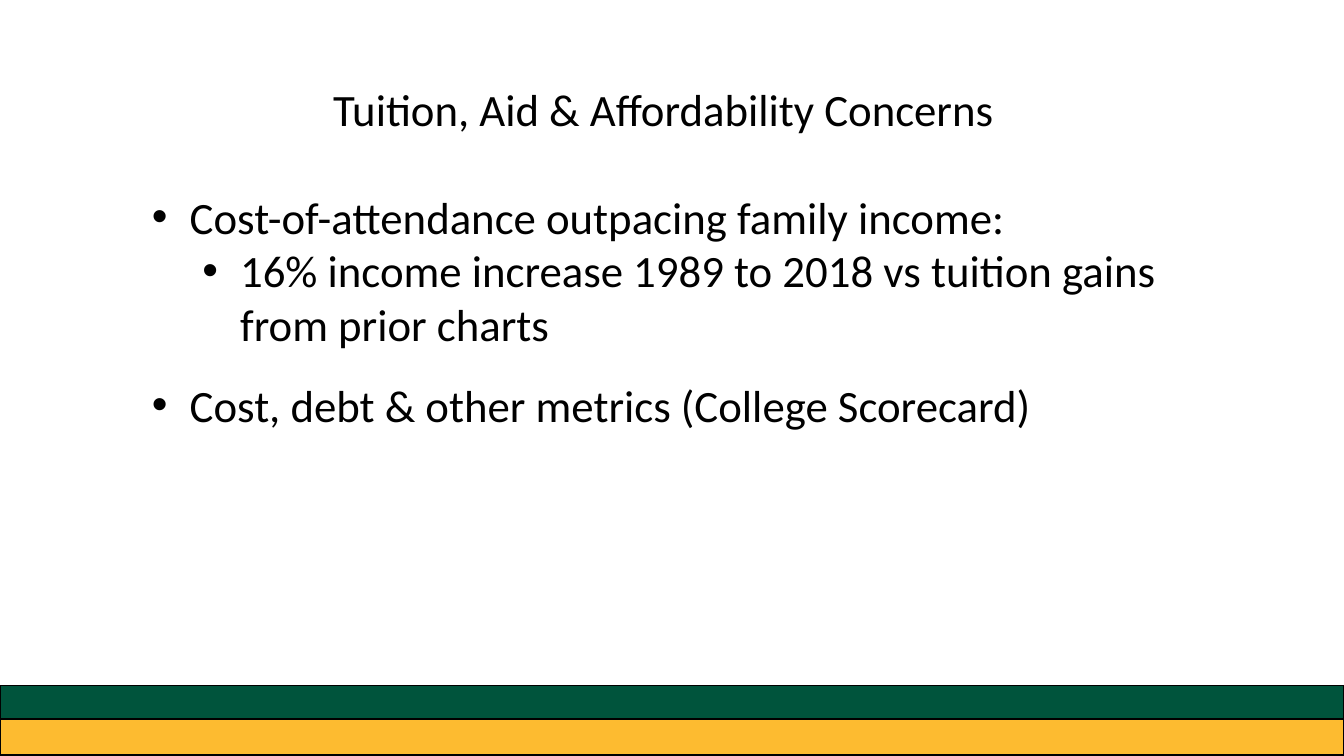
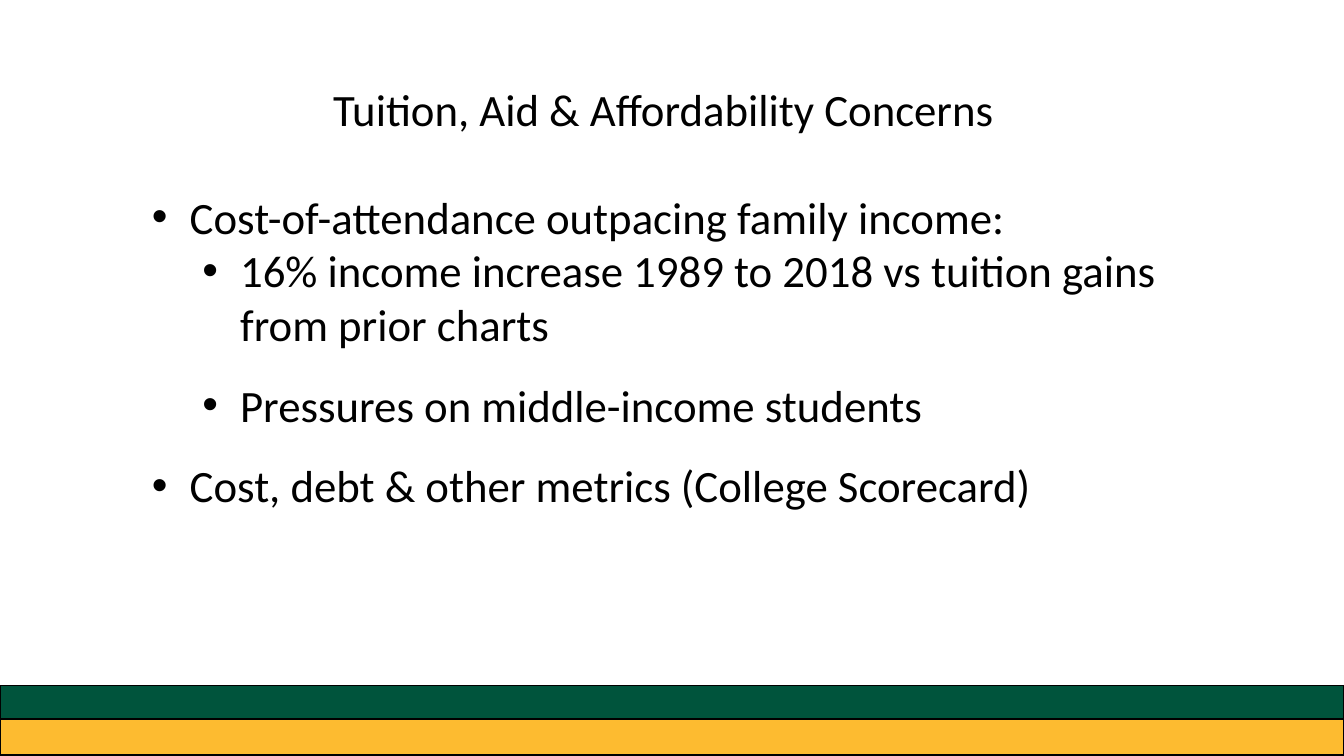
Before and after one commit to greg-dubrow/USF-talk-February-2020, a slide deck: slide 16 of usf_presentation_0220_gdubrow.pptx. Drawn at 1344x756 pixels with LibreOffice and Linux fonts; fonts in the diff are those of the drawing. Boxes give left, top, right and bottom in pixels: in the first picture for what was removed or moved away, otherwise in the second. Text is boxed around its words. In the diff, an @@ line names an element or a change of style, - is before the commit and + after.

Commit message:
minor ppt edits

```diff
--- a/usf_presentation_0220_gdubrow.pptx
+++ b/usf_presentation_0220_gdubrow.pptx
@@ text at (240, 391, 922, 423): paragraph added @@
+  • Pressures on middle-income students
```
Also in this commit, not shown: 2 other slides changed.
